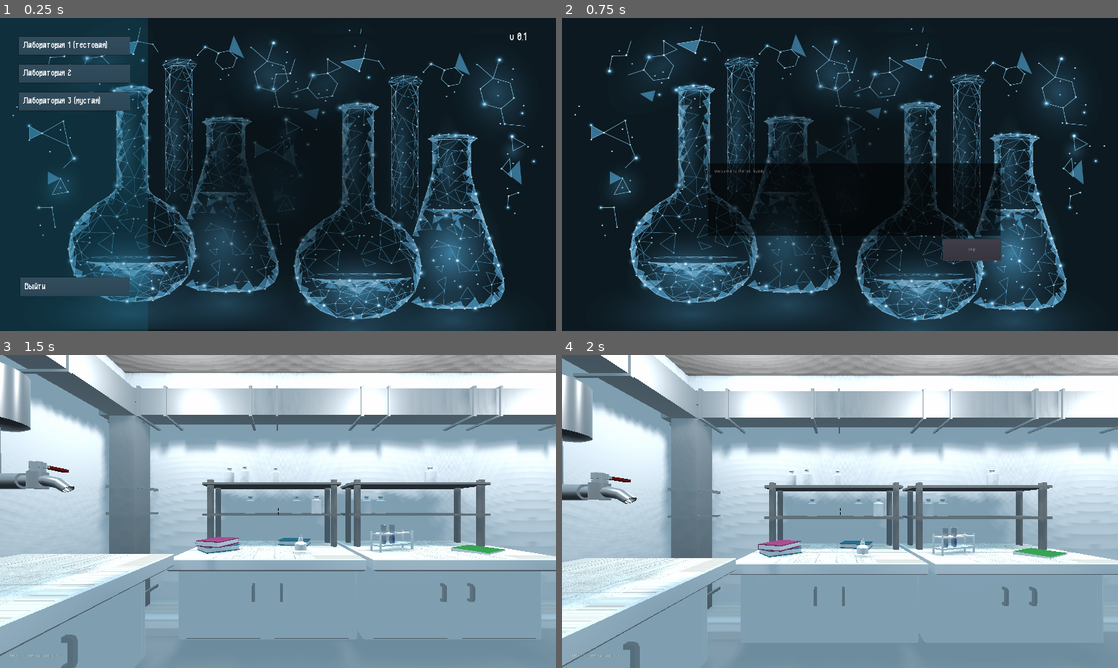
Above: before the commit, frames 1-4 (two rows, left to right).
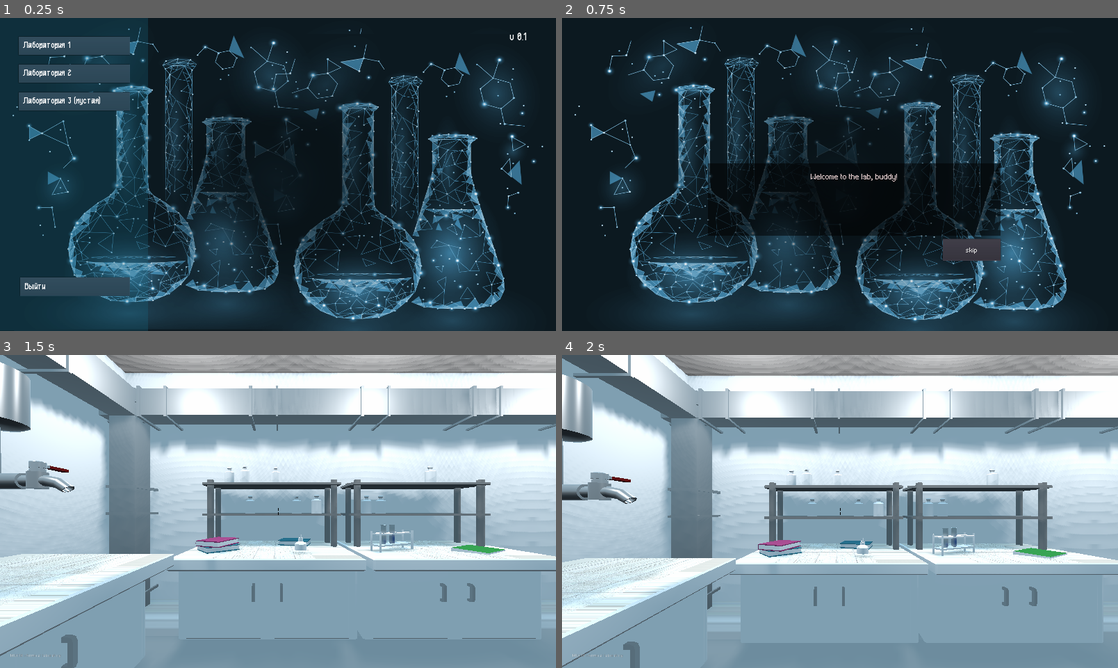
Above: after the commit, the same moments.

Repository: AlinaRinn/ChemLab
Game: Godot game, scene res://scenes/main/main_menu.tscn
The game is run twice, just before and just after one commit, with the same random seed, the same clock (stepped at 60 frames per second) and the same inputs.
Inputs:
- Up to frame 1 (0.25 s): no input
- Up to frame 2 (0.75 s): click "Лаборатория 1 (тестовая)" (after the commit: "Лаборатория 1") at 0.5 s
- Up to frame 3 (1.5 s): click "skip" at 1.25 s
- Up to frame 4 (2 s): no input

The runs differ from the first frame. In frame 1, less than 0.1% of the frame differs, in the area x 13-20%, y 7-10%; in frame 2, 0.2%, in the area x 27-75%, y 48-76%; in frame 3, nothing differs; in frame 4, nothing differs.

Commit message:
micro view

Diff:
--- a/scenes/main/cut_scene.tscn
+++ b/scenes/main/cut_scene.tscn
@@ -1,6 +1,11 @@
-[gd_scene load_steps=3 format=2]
+[gd_scene load_steps=6 format=2]
 
 [ext_resource path="res://assets/images/menu_background.png" type="Texture" id=1]
+[ext_resource path="res://assets/fonts/font_6.ttf" type="DynamicFontData" id=2]
+
+[sub_resource type="DynamicFont" id=3]
+size = 40
+font_data = ExtResource( 2 )
 
 [sub_resource type="GDScript" id=1]
 script/source = "extends Button
@@ -8,6 +13,10 @@
 func _pressed():
 	G.to('game')
 "
+
+[sub_resource type="DynamicFont" id=2]
+size = 50
+font_data = ExtResource( 2 )
 
 [node name="cut_scene" type="Node"]
 
@@ -33,6 +42,7 @@
 margin_top = -319.0
 margin_right = -408.0
 margin_bottom = -244.0
+custom_fonts/font = SubResource( 3 )
 text = "skip"
 script = SubResource( 1 )
 
@@ -59,8 +69,10 @@
 
 [node name="text" type="Label" parent="cut/ColorRect/scroll"]
 margin_right = 967.0
-margin_bottom = 14.0
+margin_bottom = 44.0
 size_flags_horizontal = 3
 custom_colors/font_color = Color( 0.866667, 0.780392, 0.780392, 1 )
+custom_fonts/font = SubResource( 2 )
 text = "Welcome to the lab, buddy!"
+align = 1
 autowrap = true
--- a/scenes/main/main_menu.tscn
+++ b/scenes/main/main_menu.tscn
@@ -2,7 +2,7 @@
 
 [ext_resource path="res://assets/images/menu_background.png" type="Texture" id=1]
 [ext_resource path="res://scenes/main/continue.gd" type="Script" id=2]
-[ext_resource path="res://scenes/main/lab_3.gd" type="Script" id=3]
+[ext_resource path="res://scenes/main/exit.gd" type="Script" id=3]
 [ext_resource path="res://assets/fonts/font_1.otf" type="DynamicFontData" id=4]
 
 [sub_resource type="GDScript" id=1]
@@ -65,9 +65,6 @@
 margin_right = 448.0
 margin_bottom = 128.0
 script = SubResource( 2 )
-__meta__ = {
-"_edit_use_anchors_": false
-}
 
 [node name="ColorRect" type="ColorRect" parent="main/menu/lab_1"]
 anchor_right = 1.0
@@ -84,7 +81,7 @@
 anchor_bottom = 1.0
 margin_left = 15.0
 custom_fonts/font = SubResource( 3 )
-text = "Лаборатория 1 (тестовая)"
+text = "Лаборатория 1"
 valign = 1
 __meta__ = {
 "_edit_lock_": true,
@@ -97,9 +94,6 @@
 margin_right = 448.0
 margin_bottom = 224.0
 script = ExtResource( 2 )
-__meta__ = {
-"_edit_use_anchors_": false
-}
 
 [node name="ColorRect2" type="ColorRect" parent="main/menu/lab_2"]
 anchor_right = 1.0
@@ -161,9 +155,6 @@
 margin_right = 448.0
 margin_bottom = 959.0
 script = ExtResource( 3 )
-__meta__ = {
-"_edit_use_anchors_": false
-}
 
 [node name="ColorRect2" type="ColorRect" parent="main/menu/exit2"]
 anchor_right = 1.0
Renamed: scenes/main/lab_3.gd -> scenes/main/exit.gd
